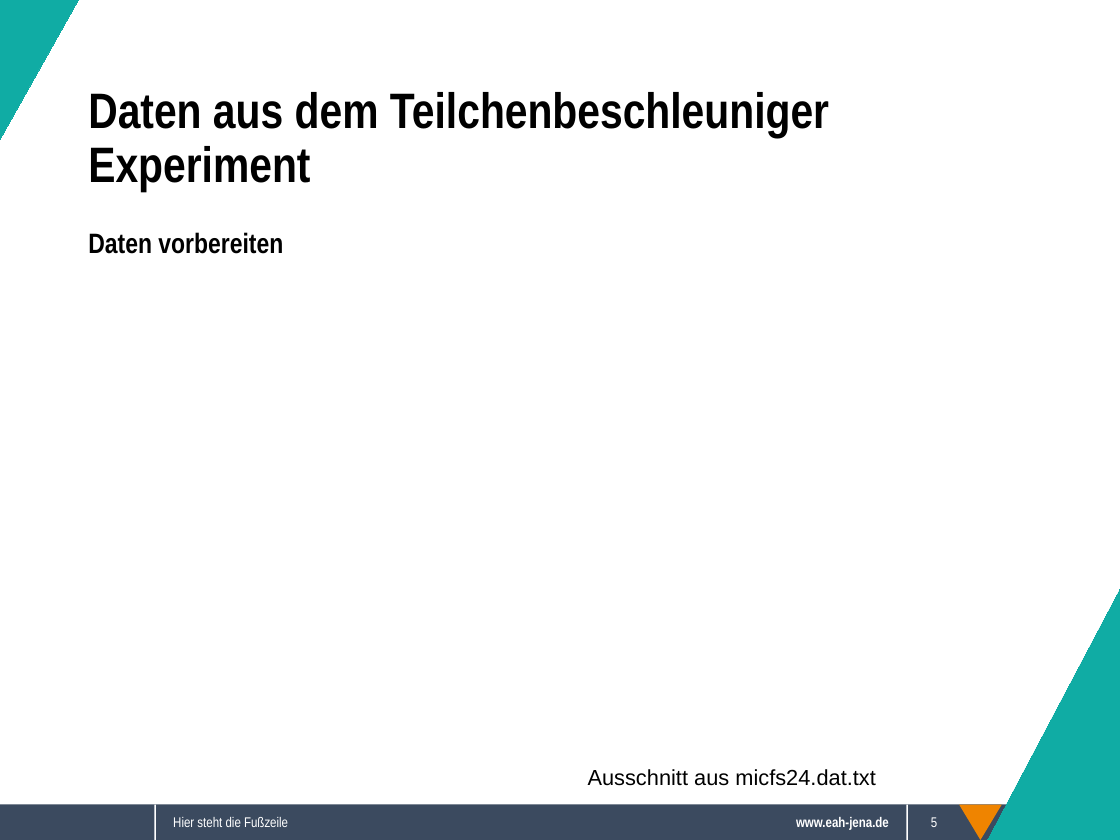
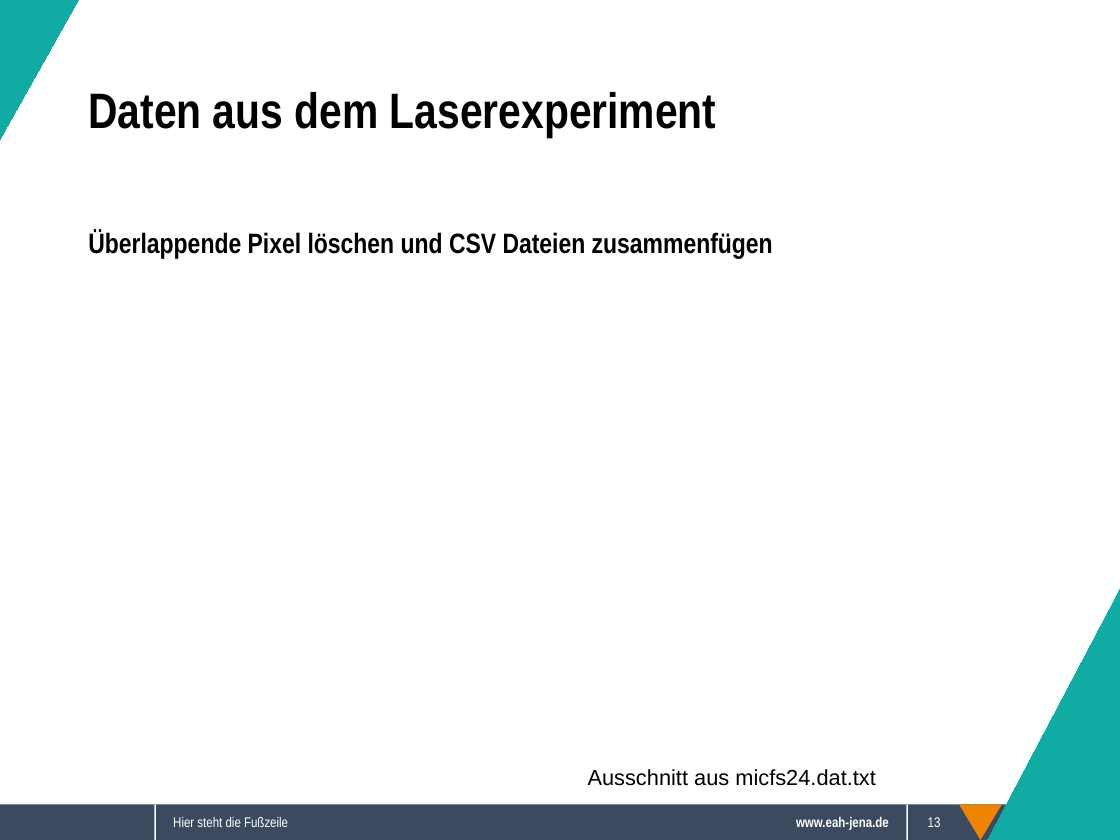
Before and after one commit to Sappy5053/Komplexpraktikum, a slide deck: slide 13 of Präsentation.odp (slide 5 before the commit). Drawn at 1120x840 pixels with LibreOffice and Linux fonts; fonts in the diff are those of the drawing; background and template pictures are left out. Boxes give left, top, right and bottom in pixels: in the first picture for what was removed or moved away, otherwise in the second. Text is boxed around its words. In the diff, an @@ line names an element or a change of style, - is before the commit and + after.

```diff
--- a/Präsentation.odp
+++ b/Präsentation.odp
@@ text at (88, 92, 717, 138): text changed @@
-Daten aus dem Teilchenbeschleuniger Experiment
+Daten aus dem Laserexperiment
@@ text at (88, 230, 773, 258): text changed @@
-Daten vorbereiten
+Überlappende Pixel löschen und CSV Dateien zusammenfügen
@@ page number at (928, 817, 941, 827): text changed @@
-5
+13
```
Also in this commit, not shown: 5 other slides changed, 7 slides added, 1 other file.
